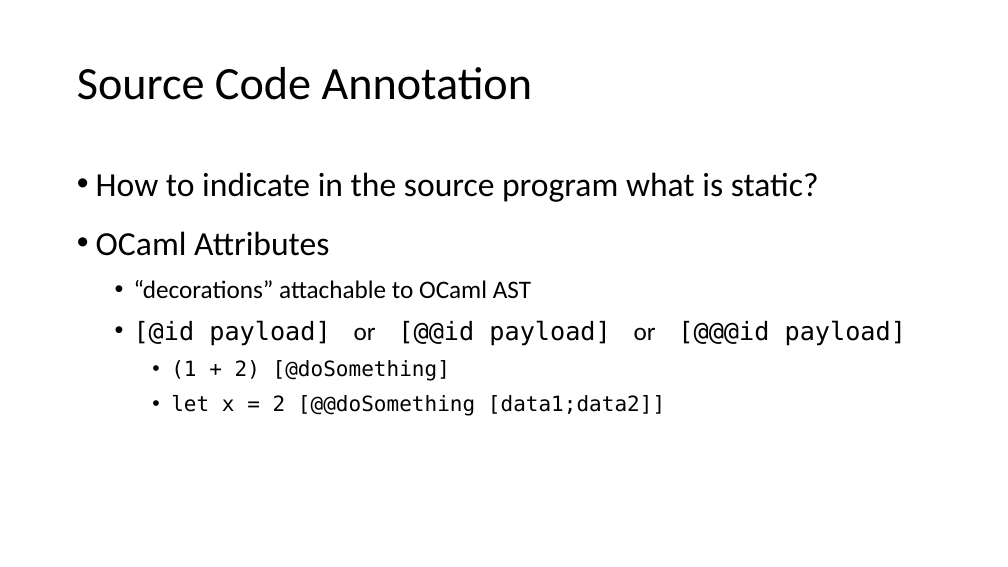
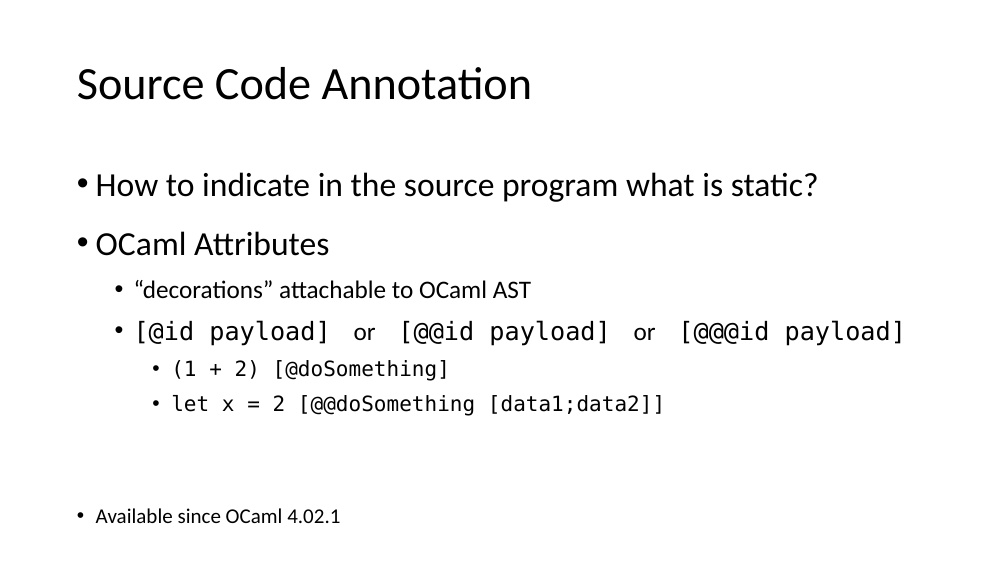
Before and after one commit to ackoroa/ppx_toMeta, a slide deck: slide 38 of report/Automated Meta-Programming to Support High Performance OCaml Codes.pptx (slide 43 before the commit). Drawn at 1008x567 pixels with LibreOffice and Linux fonts; fonts in the diff are those of the drawing. Boxes give left, top, right and bottom in pixels: in the first picture for what was removed or moved away, otherwise in the second. Text is boxed around its words. In the diff, an @@ line names an element or a change of style, - is before the commit and + after.

```diff
--- a/report/Automated Meta-Programming to Support High Performance OCaml Codes.pptx
+++ b/report/Automated Meta-Programming to Support High Performance OCaml Codes.pptx
@@ text at [96, 508, 340, 523]: paragraph added @@
+• Available since OCaml 4.02.1
```
Also in this commit, not shown: 8 other slides changed, 3 slides added, 1 other file.
